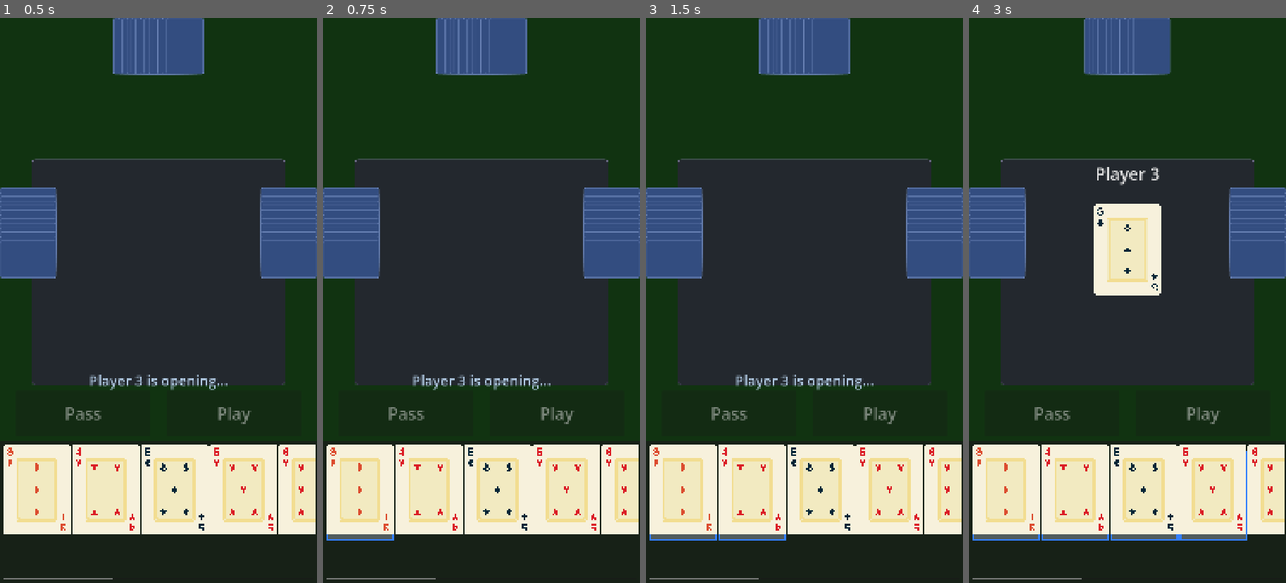
Above: before the commit, frames 1-4 (left to right).
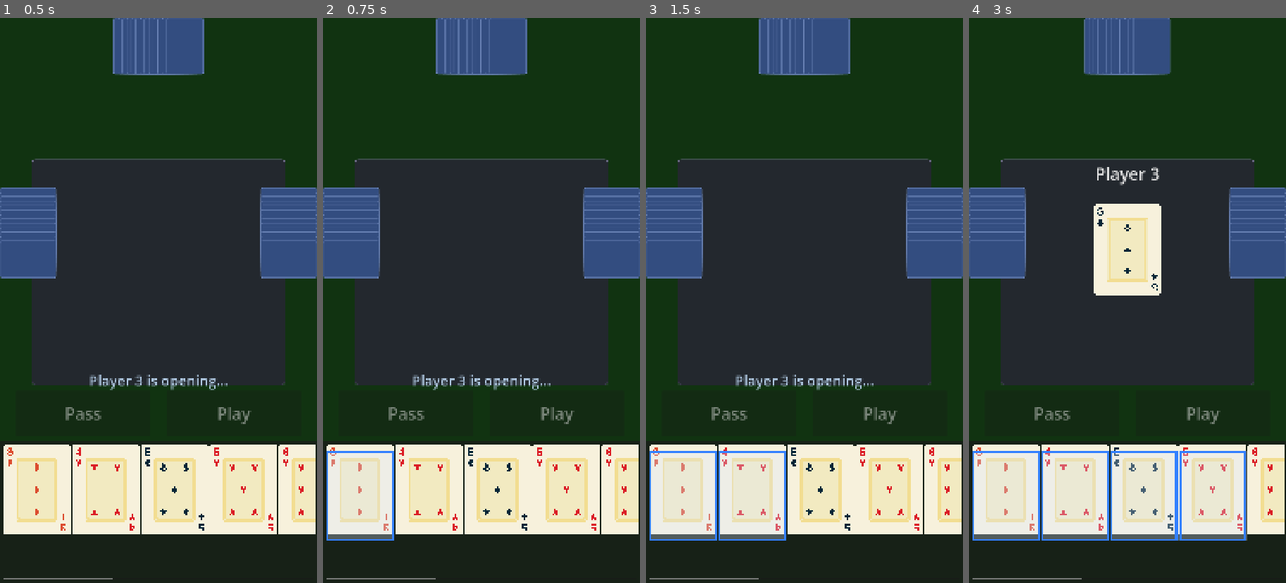
Above: after the commit, the same moments.

Repository: binhrobles/thirteen
Game: Godot game, scene res://scenes/main.tscn
The game is run twice, just before and just after one commit, with the same random seed, the same clock (stepped at 60 frames per second) and the same inputs.
Inputs (mouse positions are in pixels of both pictures, inside the frame that each line leads up to):
- Up to frame 1 (0.5 s): no input
- Up to frame 2 (0.75 s): tap Enter at 0.5 s; move the mouse to (361, 498) at 0.52 s; click (361, 498) at 0.67 s
- Up to frame 3 (1.5 s): tap Space at 1.25 s; move the mouse to (750, 498) at 1.27 s; click (750, 498) at 1.42 s
- Up to frame 4 (3 s): tap Enter at 2 s; move the mouse to (1143, 498) at 2.02 s; click (1143, 498) at 2.17 s; tap Space at 2.75 s; move the mouse to (1213, 498) at 2.77 s; click (1213, 498) at 2.92 s

Frame 1 is identical in both runs. In frame 2, 0.6% of the frame differs, in the area x 1-23%, y 76-92%; in frame 3, 1.2%; in frame 4, 2.9%, in the area x 1-88%, y 76-93%.

Commit message:
Fix selection overlay to draw on top with no overhang
- Created separate overlay Control that draws on top of card texture
- Added 1px inset to prevent border overhang on edges
- Selection highlight now appears above cards and fits perfectly

Co-Authored-By: Claude Sonnet 4.5 <noreply@anthropic.com>

Diff:
--- a/scripts/card_sprite.gd
+++ b/scripts/card_sprite.gd
@@ -7,6 +7,7 @@
 var is_selected: bool = false
 
 var texture_rect: TextureRect
+var selection_overlay: Control  # Draws on top of the card
 
 ## Card dimensions as percentage of viewport height (mobile-friendly)
 ## On a 844px tall phone (iPhone 14), 18% = ~152px height
@@ -51,6 +52,14 @@
 	texture_rect.texture_filter = CanvasItem.TEXTURE_FILTER_NEAREST  # Crisp pixels
 	texture_rect.mouse_filter = Control.MOUSE_FILTER_IGNORE
 	add_child(texture_rect)
+
+	# Create overlay control for selection highlight (drawn on top)
+	selection_overlay = Control.new()
+	selection_overlay.anchor_right = 1.0
+	selection_overlay.anchor_bottom = 1.0
+	selection_overlay.mouse_filter = Control.MOUSE_FILTER_IGNORE
+	selection_overlay.draw.connect(_draw_selection_overlay)
+	add_child(selection_overlay)
 
 
 func setup(p_card: Card) -> void:
@@ -126,17 +135,18 @@
 func set_selected(selected: bool) -> void:
 	"""Toggle selected state with visual feedback"""
 	is_selected = selected
-	queue_redraw()  # Trigger _draw() to redraw the selection border
-
-
-func _draw() -> void:
-	"""Draw selection highlight if selected"""
-	if not is_selected:
+	if selection_overlay:
+		selection_overlay.queue_redraw()  # Trigger redraw on overlay
+
+
+func _draw_selection_overlay() -> void:
+	"""Draw selection highlight on top of card"""
+	if not is_selected or not selection_overlay:
 		return
 
 	# Calculate actual card bounds (texture is aspect-fit within container)
 	var container_size := size
-	var texture_aspect := 96.0 / 128.0  # Card aspect ratio (width/height)
+	var texture_aspect := 96.0 / 128.0  # Card aspect ratio (width/height = 0.75)
 	var container_aspect := container_size.x / container_size.y
 
 	var card_rect: Rect2
@@ -151,20 +161,41 @@
 		var y_offset := (container_size.y - card_height) / 2.0
 		card_rect = Rect2(0, y_offset, container_size.x, card_height)
 
-	# Draw selection border
-	draw_rect(card_rect, SELECTED_BG_TINT, true, -1)  # Background tint
-
-	# Draw border as rectangles
+	# Draw on the overlay Control
 	var border_width := float(SELECTED_BORDER_WIDTH)
 
+	# Draw background tint
+	selection_overlay.draw_rect(card_rect, SELECTED_BG_TINT, true)
+
+	# Draw borders inset slightly to avoid overhang
+	var inset := 1.0  # Small inset to prevent overhang
+	var inset_rect := Rect2(
+		card_rect.position.x + inset,
+		card_rect.position.y + inset,
+		card_rect.size.x - inset * 2,
+		card_rect.size.y - inset * 2
+	)
+
 	# Top border
-	draw_rect(Rect2(card_rect.position.x, card_rect.position.y, card_rect.size.x, border_width), SELECTED_BORDER_COLOR)
+	selection_overlay.draw_rect(
+		Rect2(inset_rect.position.x, inset_rect.position.y, inset_rect.size.x, border_width),
+		SELECTED_BORDER_COLOR
+	)
 	# Bottom border
-	draw_rect(Rect2(card_rect.position.x, card_rect.position.y + card_rect.size.y - border_width, card_rect.size.x, border_width), SELECTED_BORDER_COLOR)
+	selection_overlay.draw_rect(
+		Rect2(inset_rect.position.x, inset_rect.position.y + inset_rect.size.y - border_width, inset_rect.size.x, border_width),
+		SELECTED_BORDER_COLOR
+	)
 	# Left border
-	draw_rect(Rect2(card_rect.position.x, card_rect.position.y, border_width, card_rect.size.y), SELECTED_BORDER_COLOR)
+	selection_overlay.draw_rect(
+		Rect2(inset_rect.position.x, inset_rect.position.y, border_width, inset_rect.size.y),
+		SELECTED_BORDER_COLOR
+	)
 	# Right border
-	draw_rect(Rect2(card_rect.position.x + card_rect.size.x - border_width, card_rect.position.y, border_width, card_rect.size.y), SELECTED_BORDER_COLOR)
+	selection_overlay.draw_rect(
+		Rect2(inset_rect.position.x + inset_rect.size.x - border_width, inset_rect.position.y, border_width, inset_rect.size.y),
+		SELECTED_BORDER_COLOR
+	)
 
 
 func _gui_input(event: InputEvent) -> void:
